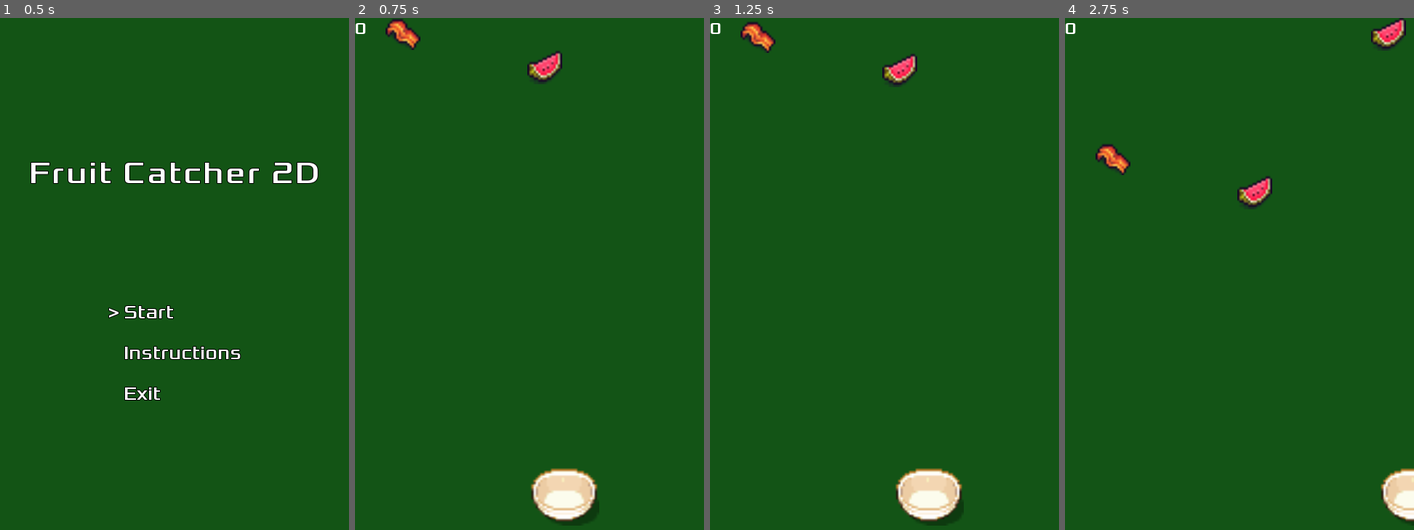
Above: before the commit, frames 1-4 (left to right).
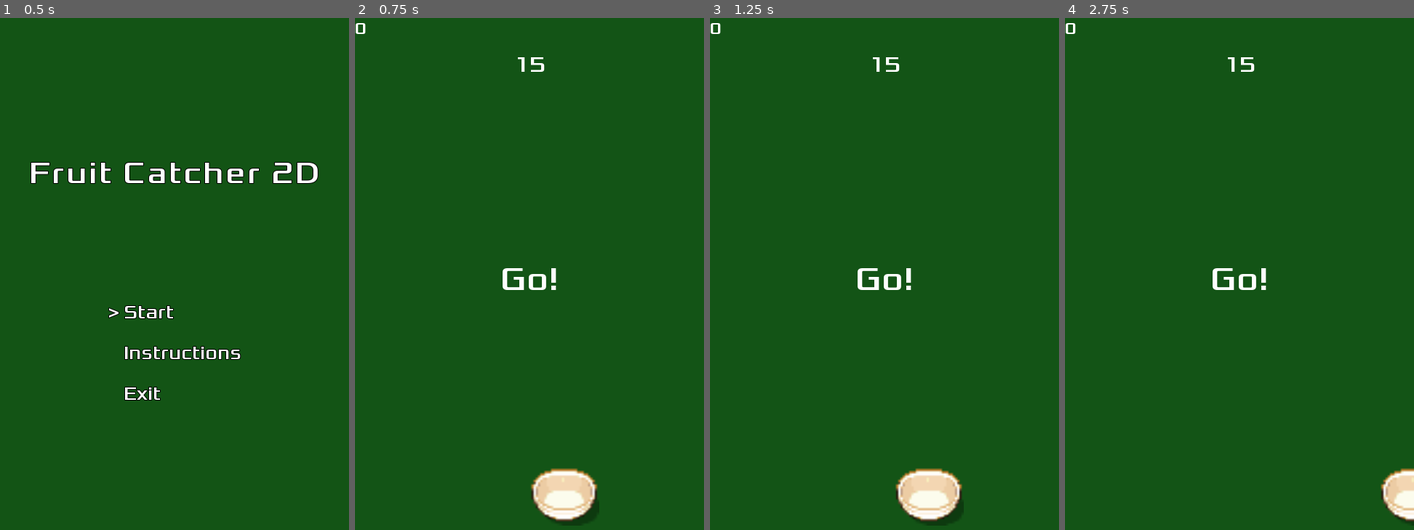
Above: after the commit, the same moments.

Repository: RyanBradshaw1/FruitCatcher2D
Game: Godot game, scene res://MainMenu.tscn
The game is run twice, just before and just after one commit, with the same random seed, the same clock (stepped at 60 frames per second) and the same inputs.
Inputs:
- Up to frame 1 (0.5 s): no input
- Up to frame 2 (0.75 s): tap Enter (ui_accept) at 0.5, 0.6 s; hold D (move_right) from 0.53 s (still down)
- Up to frame 3 (1.25 s): keep holding D (move_right); tap Enter (ui_accept) at 0.77, 1.07 s
- Up to frame 4 (2.75 s): release D (move_right) at 1.28 s; hold Down (ui_down) 1.28-2.03 s; tap Enter (ui_accept) at 1.35, 1.52, 1.82, 2.1 s; hold D (move_right) from 2.03 s (still down)

Frame 1 is identical in both runs. In frame 2, 1.1% of the frame differs, in the area x 8-60%, y 0-54%; in frame 3, 1.1%; in frame 4, 1.6%, in the area x 8-98%, y 0-54%.

Commit message:
added game loop and extra item

Diff:
--- a/Main.gd
+++ b/Main.gd
@@ -2,38 +2,67 @@
 
 var score
 var high_score
+var timer
 var watermelon_scene = preload("res://enemy/Watermelon.tscn")
 var bacon_scene = preload("res://enemy/Bacon.tscn")
+var hourglass_scene = preload("res://enemy/Hourglass.tscn")
 
 func _ready():
 	new_game()
-	if SaveScript.is_file_there():
-		high_score = SaveScript.load_val()
-		print(high_score)
-		$Control2/HighScore.set_text("High Score: " + str(high_score))
-	else:
-		print("no file there")
-	$Watermelon.connect("watermelon", self, "update_watermelon") # signal, where to connect to, function to use
-	$Bacon.connect("bacon", self, "update_bacon")
 
 func _process(delta):
 	if Input.is_action_just_pressed("ui_cancel"):
 		get_tree().quit()
 
+	if timer == 0:
+		end_game()
+
+	if $Labels/Retry.visible and Input.is_action_just_pressed("retry"):
+		new_game()
+	elif $Labels/Retry.visible and Input.is_action_just_pressed("quit"):
+		queue_free()
+		get_tree().change_scene("res://MainMenu.tscn")
+
 func new_game():
 	score = 0
+	timer = 15
+	$Labels/Retry.hide()
+	$Labels/FinalScore.hide()
+	$Labels/NewHighScore.hide()
+	$Labels/GoLabel.show()
+	$Labels/GameTimerLabel.set_text(str(timer))
+	$Labels/Score.set_text(str(score))
+	if SaveScript.is_file_there():
+		high_score = SaveScript.load_val()
+		$Labels/HighScore.set_text("High Score: " + str(high_score))
+	$GameStartCountdownTimer.start()
+
+func _on_GameStartCountdownTimer_timeout():
+	$Labels/GoLabel.hide()
+	$WatermelonTimer.start()
+	$BaconTimer.start()
+	$HourglassTimer.start()
+	$GameTimer.start()
+
+func _on_GameTimer_timeout():
+	timer += -1
+	$Labels/GameTimerLabel.set_text(str(timer))
 
 func update_watermelon():
 	score += 1
-	$Control/Score.set_text(str(score))
+	$Labels/Score.set_text(str(score))
 
 func update_bacon():
 	score -= 1
-	$Control/Score.set_text(str(score))
+	$Labels/Score.set_text(str(score))
+
+func update_hourglass():
+	if timer > 0:
+		timer += 5
+		$Labels/GameTimerLabel.set_text(str(timer))
 
 
 func _on_WatermelonTimer_timeout():
-
 	# create a new instance of watermelon scene
 	var enemy = watermelon_scene.instance()
 
@@ -55,13 +84,36 @@
 	enemy.position = $EnemyPath/EnemySpawnPoint.position
 	enemy.connect("bacon", self, "update_bacon")
 
-func _on_Main_tree_exiting():
-	print("exited")
+func _on_HourglassTimer_timeout():
+	var enemy = hourglass_scene.instance()
+
+	var hourglass_spawn_location = get_node("EnemyPath/EnemySpawnPoint")
+	hourglass_spawn_location.offset = randi()
+
+	add_child(enemy)
+	enemy.position = $EnemyPath/EnemySpawnPoint.position
+	enemy.connect("hourglass", self, "update_hourglass")
+
+func end_game():
+	$WatermelonTimer.stop()
+	$BaconTimer.stop()
+	$HourglassTimer.stop()
+	$GameTimer.stop()
+	$Labels/FinalScore.set_text("Your Score: " + str(score))
+	$Labels/FinalScore.show()
+	$Labels/Retry.show()
 	if high_score:
 		if high_score < score:
 			SaveScript.save_val(score)
-	elif !high_score:
+			$Labels/NewHighScore.show()
+	else:
 		SaveScript.save_val(score)
-	# if no high score, save score as high score
-	# if high score is less than score, save high score
-	# if high score is more than score, don't save
+		$Labels/NewHighScore.show()
+
+func _on_Main_tree_exiting():
+	# save high score
+	if high_score:
+		if high_score < score:
+			SaveScript.save_val(score)
+	else:
+		SaveScript.save_val(score)
--- a/Main.tscn
+++ b/Main.tscn
@@ -1,23 +1,44 @@
-[gd_scene load_steps=9 format=2]
+[gd_scene load_steps=15 format=2]
 
 [ext_resource path="res://player/Player.tscn" type="PackedScene" id=1]
 [ext_resource path="res://enemy/Watermelon.tscn" type="PackedScene" id=2]
 [ext_resource path="res://fonts/Xolonium-Regular.ttf" type="DynamicFontData" id=3]
 [ext_resource path="res://Main.gd" type="Script" id=4]
 [ext_resource path="res://enemy/Bacon.tscn" type="PackedScene" id=5]
+[ext_resource path="res://enemy/Hourglass.tscn" type="PackedScene" id=6]
 
 [sub_resource type="DynamicFont" id=3]
 size = 23
+font_data = ExtResource( 3 )
+
+[sub_resource type="DynamicFont" id=4]
+size = 20
+font_data = ExtResource( 3 )
+
+[sub_resource type="DynamicFont" id=5]
+size = 45
+font_data = ExtResource( 3 )
+
+[sub_resource type="DynamicFont" id=6]
+size = 30
+font_data = ExtResource( 3 )
+
+[sub_resource type="DynamicFont" id=7]
+size = 25
+font_data = ExtResource( 3 )
+
+[sub_resource type="DynamicFont" id=8]
+size = 35
+font_data = ExtResource( 3 )
+
+[sub_resource type="DynamicFont" id=9]
+size = 25
 font_data = ExtResource( 3 )
 
 [sub_resource type="Curve2D" id=2]
 _data = {
 "points": PoolVector2Array( 0, 0, 0, 0, 0, 0, 0, 0, 0, 0, 480, 0 )
 }
-
-[sub_resource type="DynamicFont" id=4]
-size = 20
-font_data = ExtResource( 3 )
 
 [node name="Main" type="Node"]
 script = ExtResource( 4 )
@@ -29,52 +50,100 @@
 margin_bottom = 725.0
 color = Color( 0.0759, 0.33, 0.08437, 1 )
 
-[node name="Control" type="Control" parent="."]
+[node name="Labels" type="Control" parent="."]
 anchor_right = 1.0
 anchor_bottom = 1.0
-__meta__ = {
-"_edit_group_": true
-}
 
-[node name="Score" type="Label" parent="Control"]
+[node name="Score" type="Label" parent="Labels"]
 anchor_right = 1.0
 anchor_bottom = 1.0
 custom_fonts/font = SubResource( 3 )
 text = "0"
-__meta__ = {
-"_edit_group_": true
-}
+
+[node name="HighScore" type="Label" parent="Labels"]
+anchor_right = 1.0
+anchor_bottom = 1.0
+custom_fonts/font = SubResource( 4 )
+align = 2
+
+[node name="GoLabel" type="Label" parent="Labels"]
+visible = false
+anchor_right = 1.0
+anchor_bottom = 1.0
+custom_fonts/font = SubResource( 5 )
+text = "Go!"
+align = 1
+valign = 1
+
+[node name="GameTimerLabel" type="Label" parent="Labels"]
+anchor_right = 1.0
+margin_bottom = 83.0
+custom_fonts/font = SubResource( 6 )
+align = 1
+valign = 2
+
+[node name="FinalScore" type="Label" parent="Labels"]
+visible = false
+anchor_right = 1.0
+margin_bottom = 302.0
+custom_fonts/font = SubResource( 7 )
+align = 1
+valign = 2
+
+[node name="NewHighScore" type="Label" parent="Labels"]
+visible = false
+anchor_right = 1.0
+margin_bottom = 131.0
+custom_fonts/font = SubResource( 8 )
+text = "New High Score!"
+align = 1
+valign = 2
+
+[node name="Retry" type="Label" parent="Labels"]
+visible = false
+anchor_top = 1.0
+anchor_right = 1.0
+anchor_bottom = 1.0
+margin_top = -254.0
+custom_fonts/font = SubResource( 9 )
+text = " Again?
+Y/N"
+align = 1
 
 [node name="Player" parent="." instance=ExtResource( 1 )]
 
-[node name="Watermelon" parent="." instance=ExtResource( 2 )]
-position = Vector2( 261, 61 )
-
 [node name="WatermelonTimer" type="Timer" parent="."]
-wait_time = 0.4
-autostart = true
+wait_time = 0.2
 
 [node name="EnemyPath" type="Path2D" parent="."]
 curve = SubResource( 2 )
 
 [node name="EnemySpawnPoint" type="PathFollow2D" parent="EnemyPath"]
 
+[node name="BaconTimer" type="Timer" parent="."]
+wait_time = 0.3
+
+[node name="GameStartCountdownTimer" type="Timer" parent="."]
+wait_time = 1.5
+one_shot = true
+
+[node name="Hourglass" parent="." instance=ExtResource( 6 )]
+position = Vector2( 566, 671 )
+
+[node name="Watermelon" parent="." instance=ExtResource( 2 )]
+position = Vector2( 612, 666 )
+
 [node name="Bacon" parent="." instance=ExtResource( 5 )]
-position = Vector2( 66, 14 )
+position = Vector2( 522, 670 )
 
-[node name="BaconTimer" type="Timer" parent="."]
-autostart = true
+[node name="GameTimer" type="Timer" parent="."]
 
-[node name="Control2" type="Control" parent="."]
-anchor_right = 1.0
-anchor_bottom = 1.0
-
-[node name="HighScore" type="Label" parent="Control2"]
-anchor_right = 1.0
-anchor_bottom = 1.0
-custom_fonts/font = SubResource( 4 )
-align = 2
+[node name="HourglassTimer" type="Timer" parent="."]
+wait_time = 6.0
 
 [connection signal="tree_exiting" from="." to="." method="_on_Main_tree_exiting"]
 [connection signal="timeout" from="WatermelonTimer" to="." method="_on_WatermelonTimer_timeout"]
 [connection signal="timeout" from="BaconTimer" to="." method="_on_BaconTimer_timeout"]
+[connection signal="timeout" from="GameStartCountdownTimer" to="." method="_on_GameStartCountdownTimer_timeout"]
+[connection signal="timeout" from="GameTimer" to="." method="_on_GameTimer_timeout"]
+[connection signal="timeout" from="HourglassTimer" to="." method="_on_HourglassTimer_timeout"]
--- a/MainMenu.gd
+++ b/MainMenu.gd
@@ -23,11 +23,20 @@
 	if Input.is_action_just_pressed("ui_down") and current_selection < 2:
 		current_selection += 1
 		set_current_selection(current_selection)
+	elif Input.is_action_just_pressed("ui_down") and current_selection == 2:
+		current_selection -= 2
+		set_current_selection(current_selection)
 	elif Input.is_action_just_pressed("ui_up") and current_selection > 0:
 		current_selection -= 1
 		set_current_selection(current_selection)
+	elif Input.is_action_just_pressed("ui_up") and current_selection == 0:
+		current_selection += 2
+		set_current_selection(current_selection)
 	elif Input.is_action_just_pressed("ui_accept"):
 		handle_selection(current_selection)
+
+	if Input.is_action_just_pressed("ui_cancel"):
+		get_tree().quit()
 
 func handle_selection(_current_selection):
 	if _current_selection == 0:
--- /dev/null
+++ b/enemy/Hourglass.gd
@@ -0,0 +1,11 @@
+extends RigidBody2D
+
+signal hourglass
+
+func _on_Area2D_area_entered(area):
+	emit_signal("hourglass")
+	hide()
+	queue_free()
+
+func _on_VisibilityNotifier2D_screen_exited():
+	queue_free()
--- /dev/null
+++ b/enemy/Hourglass.tscn
@@ -0,0 +1,45 @@
+[gd_scene load_steps=5 format=2]
+
+[ext_resource path="res://enemy/hourglass.png" type="Texture" id=1]
+[ext_resource path="res://enemy/Hourglass.gd" type="Script" id=2]
+
+[sub_resource type="RectangleShape2D" id=1]
+extents = Vector2( 99.9998, 170 )
+
+[sub_resource type="RectangleShape2D" id=2]
+extents = Vector2( 100, 170 )
+
+[node name="Hourglass" type="RigidBody2D"]
+position = Vector2( 214, 180 )
+collision_layer = 2
+gravity_scale = 20.0
+script = ExtResource( 2 )
+__meta__ = {
+"_edit_group_": true
+}
+
+[node name="Sprite" type="Sprite" parent="."]
+scale = Vector2( 0.1, 0.1 )
+texture = ExtResource( 1 )
+__meta__ = {
+"_edit_group_": true
+}
+
+[node name="CollisionShape2D" type="CollisionShape2D" parent="."]
+position = Vector2( 0.000244141, 0 )
+scale = Vector2( 0.1, 0.1 )
+shape = SubResource( 1 )
+
+[node name="VisibilityNotifier2D" type="VisibilityNotifier2D" parent="."]
+scale = Vector2( 0.1, 0.1 )
+
+[node name="Area2D" type="Area2D" parent="."]
+scale = Vector2( 0.1, 0.1 )
+collision_layer = 2
+
+[node name="CollisionShape2D" type="CollisionShape2D" parent="Area2D"]
+scale = Vector2( 1, 1 )
+shape = SubResource( 2 )
+
+[connection signal="screen_exited" from="VisibilityNotifier2D" to="." method="_on_VisibilityNotifier2D_screen_exited"]
+[connection signal="area_entered" from="Area2D" to="." method="_on_Area2D_area_entered"]
--- a/project.godot
+++ b/project.godot
@@ -43,6 +43,16 @@
 , Object(InputEventKey,"resource_local_to_scene":false,"resource_name":"","device":0,"alt":false,"shift":false,"control":false,"meta":false,"command":false,"pressed":false,"scancode":16777233,"physical_scancode":0,"unicode":0,"echo":false,"script":null)
  ]
 }
+retry={
+"deadzone": 0.5,
+"events": [ Object(InputEventKey,"resource_local_to_scene":false,"resource_name":"","device":0,"alt":false,"shift":false,"control":false,"meta":false,"command":false,"pressed":false,"scancode":89,"physical_scancode":0,"unicode":0,"echo":false,"script":null)
+ ]
+}
+quit={
+"deadzone": 0.5,
+"events": [ Object(InputEventKey,"resource_local_to_scene":false,"resource_name":"","device":0,"alt":false,"shift":false,"control":false,"meta":false,"command":false,"pressed":false,"scancode":78,"physical_scancode":0,"unicode":0,"echo":false,"script":null)
+ ]
+}
 
 [layer_names]
 
Binary file added: enemy/hourglass.png
Not shown, added: enemy/hourglass.png.import
